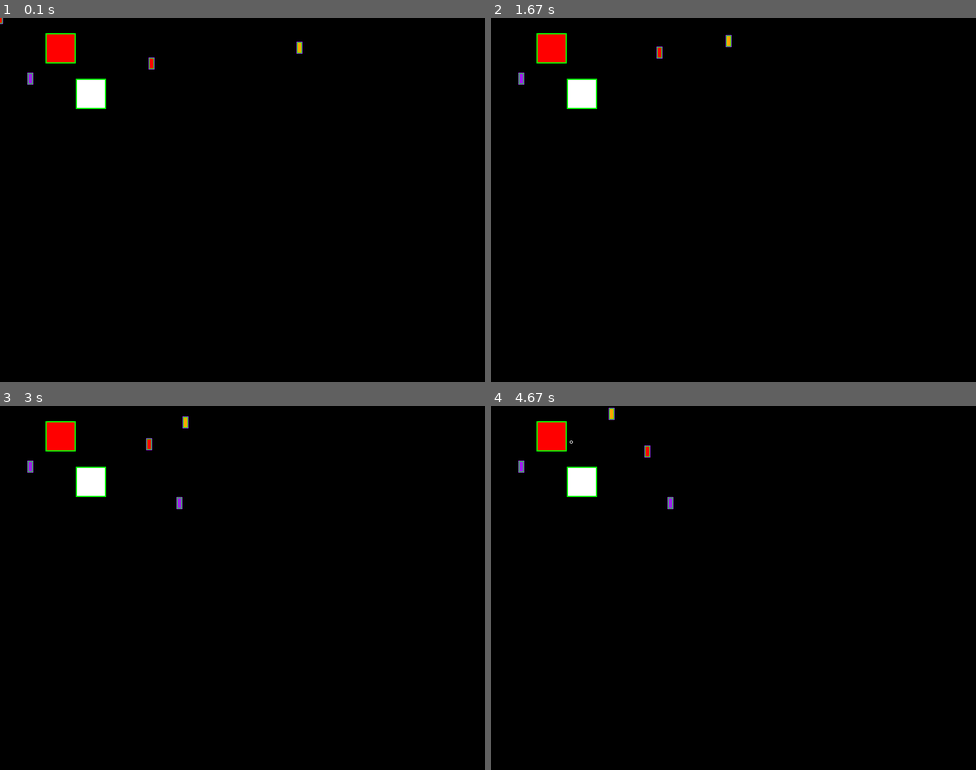
Above: before the commit, frames 1-4 (two rows, left to right).
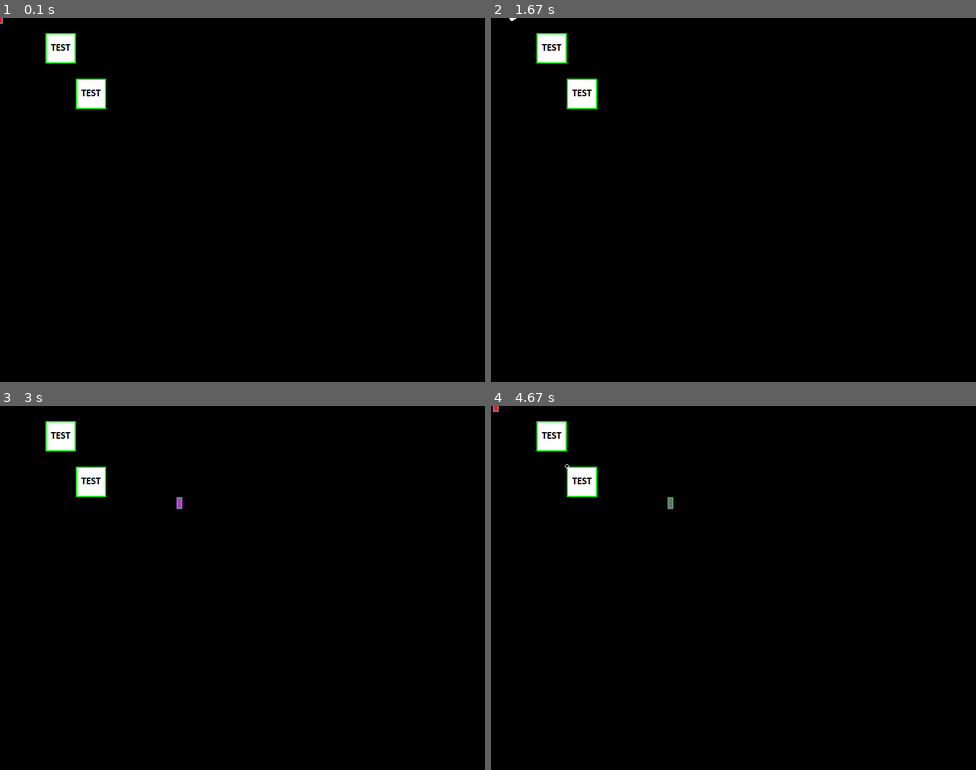
Above: after the commit, the same moments.

Repository: AbstractShard/YLPyGame
Game: pygame game, started from Code/test.py
Two runs of this game, one before a commit and one after it. Both use one fixed random seed, a clock stepped at 60 frames per second and the inputs below.
Inputs (mouse positions are in pixels of both pictures, inside the frame that each line leads up to):
- Up to frame 1 (0.1 s): no input
- Up to frame 2 (1.67 s): hold D 0.33-0.8 s; press the mouse at (617, 203) at 0.87 s; move the mouse to (699, 243) at 0.97 s; release the mouse at (782, 280) at 1.1 s; hold W 1.17-1.47 s; move the mouse to (583, 145) at 1.2 s
- Up to frame 3 (3 s): press the mouse at (126, 591) at 2.03 s; move the mouse to (189, 529) at 2.13 s; release the mouse at (252, 464) at 2.27 s; hold A 2.33-2.87 s; hold S from 2.9 s (still down)
- Up to frame 4 (4.67 s): release S at 3.2 s; hold A 3.23-3.63 s; hold D from 4.07 s (still down)

The runs differ from the first frame. In frame 1, 0.6% of the frame differs, in the area x 0-63%, y 0-22%; in frame 2, 0.6%; in frame 3, 0.6%; in frame 4, 0.7%, in the area x 0-38%, y 0-28%.

Commit message:
Added: - Animations

Diff:
--- a/Code/basic.py
+++ b/Code/basic.py
@@ -3,14 +3,12 @@
 import os
 
 # region FUNCTIONS
-def load_image(name: str, colorkey=0):
-    fullname = os.path.join("Data", name)
-
-    if not os.path.isfile(fullname):
-        print("no such file had been found.")
+def load_image(path: str, colorkey=0):
+    if not os.path.exists(path):
+        print(f"Path: {path} doesn't exists")
         return
 
-    image = pygame.image.load(fullname)
+    image = pygame.image.load(path)
 
     if colorkey:
         image = image.convert()
@@ -103,30 +101,87 @@
 
 # region CLASSES
 class CSprite(pygame.sprite.Sprite):
-    def __init__(self, start_pos: tuple, size: tuple, collision_type: str, relative_pos=None):
-        super().__init__()
-
-        self.orig_image = pygame.Surface(size, pygame.SRCALPHA)
-        self.orig_image.fill("white")
-
-        self.image = self.orig_image
-
-        self.fpos = start_pos
-
-        self.rect = pygame.Rect((0, 0), self.image.get_rect().size)
+    def __init__(self, groups: list, pos: tuple, size: tuple, img_path: str,
+                 aframe_cooldown: int, start_animation: str, start_apos: tuple, start_rows: int, start_columns: int,
+                 colorkey=0):
+        super().__init__(*groups)
+
+        # other
+        self.orig_image = load_image(img_path, colorkey)
+        self.resize_to = size
+
+        # animation
+        self.animation_frames = {}
+        self.add_animation(start_animation, self.orig_image, start_apos, start_rows, start_columns)
+
+        self.aframe_cooldown = aframe_cooldown
+        self.a_data = {"name": start_animation, "a_frame": 0, "frame": self.aframe_cooldown, "play": True}
+
+        # basic
+        self.image = self.get_updated_image()
+
+        self.fpos = pos
+        self.rect = pygame.rect.Rect((0, 0), self.image.get_rect().size)
         self.rect.center = self.fpos
 
         self.mask = pygame.mask.from_surface(self.image)
 
+    def add_animation(self, name: str, sheet: pygame.Surface, start_pos: tuple, rows: int, columns: int):
+        a_rect = pygame.Rect(*start_pos, sheet.get_width() // columns, sheet.get_height() // rows)
+
+        for i in range(0, rows * a_rect.height, a_rect.height):
+            for j in range(0, columns * a_rect.width, a_rect.width):
+                frame_location = a_rect.x + j, a_rect.y + i
+
+                if name not in self.animation_frames.keys():
+                    self.animation_frames[name] = [sheet.subsurface(frame_location, a_rect.size)]
+                    continue
+
+                self.animation_frames[name] += [sheet.subsurface(frame_location, a_rect.size)]
+
+    def get_updated_image(self) -> pygame.Surface:
+        return pygame.transform.scale(self.animation_frames[self.a_data["name"]][self.a_data["a_frame"]],  self.resize_to)
+
+    def change_animation(self, name: str):
+        self.a_data = {"name": name, "a_frame": 0, "frame": self.aframe_cooldown, "play": True}
+
+    def control_animation(self, play=True):
+        self.a_data["play"] = play
+
+    def update(self):
+        if not self.a_data["play"]:
+            return
+
+        if self.a_data["frame"] > 0:
+            self.a_data["frame"] -= 1
+            return
+
+        self.a_data["a_frame"] = (self.a_data["a_frame"] + 1) % len(self.animation_frames[self.a_data["name"]])
+        self.image = self.get_updated_image()
+        self.a_data["frame"] = self.aframe_cooldown
+
+
+class COLCSprite(CSprite):
+    def __init__(self, pos: tuple, size: tuple, collision_type: str, img_path: str,
+                 aframe_cooldown=0, start_animation="", start_apos=(0, 0), start_rows=1, start_columns=1,
+                 relative_pos=(0, 0), colorkey=0):
+        super().__init__([], pos, size, img_path,
+                         aframe_cooldown, start_animation, start_apos, start_rows, start_columns,
+                         colorkey)
+
         self.collision_type = collision_type
-        self.relative_pos = relative_pos if relative_pos else (0, 0)
-
-
-class Attack(CSprite):
-    def __init__(self, relative_pos: tuple, size: tuple, collision_type: str,
+        self.relative_pos = relative_pos
+
+
+class Attack(COLCSprite):
+    def __init__(self, relative_pos: tuple, size: tuple, collision_type: str, img_path: str,
                  startup_frames: int, active_frames: int, recovery_frames: int,
-                 damage: int, cooldown: int, applied_invincibility_frames: int, movable=True):
-        super().__init__((0, 0), size, collision_type, relative_pos)
+                 damage: int, cooldown: int, applied_invincibility_frames: int,
+                 aframe_cooldown=0, start_animation="", start_apos=(0, 0), start_rows=1, start_columns=1,
+                 movable=True, colorkey=0):
+        super().__init__((0, 0), size, collision_type, img_path,
+                         aframe_cooldown, start_animation, start_apos, start_rows, start_columns,
+                         relative_pos, colorkey)
 
         self.startup_frames = startup_frames
         self.active_frames = active_frames
@@ -156,12 +211,14 @@
 
 
 class OrbitAttack(Attack):
-    def __init__(self, relative_to_pivot_pos: tuple, size: tuple, length: int,
-                 startup_frames: int, active_frames: int, recovery_frames: int,
-                 damage: int, cooldown: int, applied_invincibility_frames: int):
-        super().__init__(relative_to_pivot_pos, size, "mask",
-                         startup_frames, active_frames, recovery_frames,
-                         damage, cooldown, applied_invincibility_frames, True)
+    def __init__(self, relative_to_pivot_pos: tuple, size: tuple, img_path: str,
+                 length: int, startup_frames: int, active_frames: int, recovery_frames: int,
+                 damage: int, cooldown: int, applied_invincibility_frames: int,
+                 aframe_cooldown=0, start_animation="", start_apos=(0, 0), start_rows=1, start_columns=1, colorkey=0):
+        super().__init__(relative_to_pivot_pos, size, "mask", img_path,
+                         startup_frames, active_frames, recovery_frames, damage, cooldown, applied_invincibility_frames,
+                         aframe_cooldown, start_animation, start_apos, start_rows, start_columns,
+                         True, colorkey)
 
         self.length = length
 
@@ -174,11 +231,14 @@
         self.pos_diff = self.rect.center[0] - pivot_pos[0], self.rect.center[1] - pivot_pos[1]
 
 
-class Projectile(CSprite):
-    def __init__(self, start_pos: tuple, size: tuple, collision_type: str,
+class Projectile(COLCSprite):
+    def __init__(self, start_pos: tuple, size: tuple, collision_type: str, img_path: str,
                  direction: pygame.math.Vector2, speed_divided_by_fps: int, destroy_frames: int,
-                 damage: int, applied_invincibility_frames: int, do_bounce=False, applied_hitstun_frames=0):
-        super().__init__(start_pos, size, collision_type)
+                 damage: int, applied_invincibility_frames: int, do_bounce=False, applied_hitstun_frames=0,
+                 aframe_cooldown=0, start_animation="", start_apos=(0, 0), start_rows=1, start_columns=1, colorkey=0):
+        super().__init__(start_pos, size, collision_type, img_path,
+                         aframe_cooldown, start_animation, start_apos, start_rows, start_columns,
+                         colorkey=colorkey)
 
         self.dir = direction.normalize()
         self.speed = speed_divided_by_fps
@@ -215,52 +275,26 @@
         self.dir.rotate_ip(-angle * 2)
 
 
-class Part(pygame.sprite.Sprite):
-    def __init__(self, groups: list, collide_with: list, pos: tuple,
-                 have_collision=False, collider_size=(50, 50), collider_pos=None,
-                 img_name="", tsize=(50, 50), tcolor="grey"):
-        super().__init__(*groups)
-
-        # basics
-        self.orig_image = None
-        self.image = None
-        self.fpos = None
-        self.rect = None
-
-        # collision
+class Part(CSprite):
+    def __init__(self, groups: list, collide_with: list, pos: tuple, size: tuple, img_path: str,
+                 aframe_cooldown: int, start_animation: str, start_apos: tuple, start_rows: int, start_columns: int,
+                 have_collision=False, collider_img_path="", collider_size=(0, 0), collider_pos=(0, 0), colorkey=0):
+        super().__init__(groups, pos, size, img_path,
+                         aframe_cooldown, start_animation, start_apos, start_rows, start_columns,
+                         colorkey)
+
         self.collide_with = collide_with.copy()
-        self.collider = CSprite(pos, collider_size, "rect", collider_pos) if have_collision else None
-
-        # for testing
-        if self.__class__ == Part:
-            self.setup_basics(pos, img_name=img_name, tsize=tsize, tcolor=tcolor)
-
-    def setup_basics(self, pos: tuple, img_name="", colorkey=0, tsize=(50, 50), tcolor="grey"):
-        if img_name:
-            self.orig_image = load_image(img_name, colorkey)
-        else:
-            self.orig_image = pygame.Surface(tsize, pygame.SRCALPHA)
-            self.orig_image.fill(tcolor)
-
-        self.image = self.orig_image
-
-        self.fpos = pos
-
-        self.rect = pygame.Rect((0, 0), self.image.get_rect().size)
-        self.rect.center = self.fpos
-
-    def update_collider(self, update_mask=False):
+        self.collider = COLCSprite(pos, collider_size, "rect", collider_img_path, relative_pos=collider_pos) if have_collision else None
+
+    def update_collider(self):
         self.collider.rect.center = (self.rect.center[0] + self.collider.relative_pos[0],
                                      self.rect.center[1] + self.collider.relative_pos[1])
 
-        if update_mask:
-            self.collider.mask = pygame.mask.from_surface(self.collider.image)
-
-    def check_collisions(self) -> bool:
+    def check_collisions(self):
         for group in self.collide_with:
             for sprite in group.sprites():
                 if not sprite.collider:
-                    continue
+                    return
 
                 if self.collider.collision_type == "rect" and sprite.collider.collision_type == "rect":
                     if self.collider.rect.colliderect(sprite.collider.rect):
@@ -271,16 +305,21 @@
                         return True
 
                 else:
-                    if self.rect.colliderect(sprite.rect):
+                    if self.collider.rect.colliderect(sprite.collider.rect):
                         if pygame.sprite.collide_mask(self.collider, sprite.collider):
                             return True
         return False
 
 
 class Entity(Part):
-    def __init__(self, groups: list, collide_with: list, to_attack: list, pos: tuple, health: int, hurtbox_size: tuple,
-                 have_collision=False, collider_size=(10, 20), collider_pos=None, hurtbox_pos=None):
-        super().__init__(groups, collide_with, pos, have_collision, collider_size, collider_pos)
+    def __init__(self, groups: list, collide_with: list, to_attack: list, pos: tuple, size: tuple, img_path: str,
+                 aframe_cooldown: int, start_animation: str, start_apos: tuple, start_rows: int, start_columns: int,
+                 health: int, hurtbox_img_path: str, hurtbox_size: tuple,
+                 have_collision=False, collider_img_path="", collider_size=(10, 20), collider_pos=(0, 0),
+                 hurtbox_pos=(0, 0), colorkey=0):
+        super().__init__(groups, collide_with, pos, size, img_path,
+                         aframe_cooldown, start_animation, start_apos, start_rows, start_columns,
+                         have_collision, collider_img_path, collider_size, collider_pos, colorkey)
 
         self.frame = 0
         self.health = health
@@ -289,12 +328,8 @@
         self.curr_attacks = []
         self.curr_projectiles = []
 
-        self.hurtbox = CSprite(pos, hurtbox_size, "rect", hurtbox_pos)
+        self.hurtbox = COLCSprite(pos, hurtbox_size, "rect", hurtbox_img_path, relative_pos=hurtbox_pos)
         self.invincibility_counter = 0
-
-        # for testing
-        if self.__class__ == Entity:
-            self.setup_basics(pos, tsize=(10, 20), tcolor="green")
 
     def take_damage(self, dmg: int):
         if self.invincibility_counter:
@@ -420,6 +455,8 @@
                 atk.rect.center = self.rect.center[0] + atk.pos_diff[0], self.rect.center[1] + atk.pos_diff[1]
 
     def update(self):
+        super().update()
+
         self.update_frames()
 
 
--- a/Code/distance.py
+++ b/Code/distance.py
@@ -55,7 +55,7 @@
             self.counter["reload"] -= 1
             return ""
 
-        proj = basic.Projectile(parent.rect.center, (5, 5), "circle",
+        proj = basic.Projectile(parent.rect.center, (7, 7), "circle", "../Data/Distance/Hitboxes/simple_projectile.png",
                                 pygame.math.Vector2(parent.player.rect.center) - pygame.math.Vector2(parent.rect.center),
                                 150 / main.FPS, 500, 15, 10, True, 50)
 
@@ -64,13 +64,13 @@
 
 
 class Distance(basic.StateMachine, basic.Entity):
-    def __init__(self, player: player.Player, groups: list, collide_with: list, to_attack: list, pos=(0, 0)):
+    def __init__(self, player: player.Player, groups: list, collide_with: list, to_attack: list, pos=(0, 0), size=(10, 20)):
         self.STATES = {"MOVE": Move(), "SIMPLEPROJECTILE": SimpleProjectile()}
 
         basic.StateMachine.__init__(self, self.STATES, "MOVE")
-        basic.Entity.__init__(self, groups, collide_with, to_attack, pos, 50, (10, 20), True)
-
-        self.setup_basics(pos, tsize=(10, 20), tcolor="purple")
+        basic.Entity.__init__(self, groups, collide_with, to_attack, pos, size, "../Data/Distance/main.png",
+                              0, "", (0, 0), 1, 1,
+                              75, "../Data/Distance/hurtbox.png", (10, 20), True, "../Data/Distance/collider.png")
 
         self.player = player
 
--- a/Code/level.py
+++ b/Code/level.py
@@ -103,7 +103,7 @@
         self.counter["spawn"] = random.randint(*self.SPAWN_COOLDOWN_RANGE)
 
     def run(self):
-        if self.used_units >= self.WAVE_LENGTH and not self.curr_units:
+        if self.used_units >= self.WAVE_LENGTH:
             return
 
         for unit in self.curr_units:
--- a/Code/melee.py
+++ b/Code/melee.py
@@ -40,7 +40,8 @@
 
 class SimpleAttack(basic.OrbitAttack, basic.State):
     def __init__(self):
-        basic.OrbitAttack.__init__(self, (0, 0), (15, 5), 15, 15, 2, 5, 25, 100, 10)
+        basic.OrbitAttack.__init__(self, (0, 0), (15, 5), "../Data/Melee/Hitboxes/simple_attack.png",
+                                   15, 15, 2, 5, 25, 100, 10)
         basic.State.__init__(self)
 
         self.applied_hitstun_frames = 25
@@ -54,13 +55,13 @@
 
 
 class Melee(basic.StateMachine, basic.Entity):
-    def __init__(self, player: player.Player, groups: list, collide_with: list, to_attack: list, pos=(0, 0)):
+    def __init__(self, player: player.Player, groups: list, collide_with: list, to_attack: list, pos=(0, 0), size=(10, 20)):
         self.STATES = {"MOVE": Move(), "SIMPLEATTACK": SimpleAttack()}
 
         basic.StateMachine.__init__(self, self.STATES, "MOVE")
-        basic.Entity.__init__(self, groups, collide_with, to_attack, pos, 100, (10, 20), True)
-
-        self.setup_basics(pos, tsize=(10, 20), tcolor="orange")
+        basic.Entity.__init__(self, groups, collide_with, to_attack, pos, size, "../Data/Melee/main.png",
+                              0, "", (0, 0), 1, 1,
+                              100, "../Data/Melee/hurtbox.png", (10, 20), True, "../Data/Melee/collider.png")
 
         self.player = player
 
--- a/Code/player.py
+++ b/Code/player.py
@@ -3,12 +3,9 @@
 import basic
 import main
 
-# BINDS
 MOVEMENT = {pygame.K_w: (0, -1), pygame.K_d: (1, 0), pygame.K_s: (0, 1), pygame.K_a: (-1, 0)}
-ATTACKS = {("MOUSE", 0): "TESTATTACK", ("MOUSE", 2): "ORBITTESTATTACK"}
+ATTACKS = {("MOUSE", 0): "LIGHTATTACK"}
 
-# MOVEMENT
-SPEED = 60 / main.FPS
 
 # region FUNCTIONS
 def to_movement() -> bool:
@@ -17,10 +14,10 @@
             return True
     return False
 
-def to_attack() -> str:
+def to_attack(parent) -> str:
     for bind_type, bind in ATTACKS.keys():
         if (bind_type == "KEYBOARD" and pygame.key.get_pressed()[bind]) or (bind_type == "MOUSE" and pygame.mouse.get_pressed()[bind]):
-            atk = STATES[ATTACKS[(bind_type, bind)]]
+            atk = parent.STATES[ATTACKS[(bind_type, bind)]]
 
             if not atk.counter["cooldown"]:
                 return atk.__class__.__name__.upper()
@@ -33,25 +30,30 @@
         if to_movement():
             return "MOVE"
 
-        if atk := to_attack():
+        if atk := to_attack(parent):
             return atk
 
 
 class Move(basic.State):
+    def __init__(self):
+        super().__init__()
+
+        self.SPEED = 60 / main.FPS
+
     def run(self, parent) -> str:
         move_dirs = [dir for bind, dir in MOVEMENT.items() if pygame.key.get_pressed()[bind]]
 
         if not move_dirs:
             return "IDLE"
 
-        if atk := to_attack():
+        if atk := to_attack(parent):
             return atk
 
         try:
             move_vec = pygame.math.Vector2()
             for direction in move_dirs:
                 move_vec += direction
-            move_vec = move_vec.normalize() * SPEED
+            move_vec = move_vec.normalize() * self.SPEED
 
             parent.fpos += move_vec
             parent.rect.center = parent.fpos
@@ -81,22 +83,10 @@
         self.hitstun_counter -= 1
 
 
-class TestAttack(basic.Attack, basic.State):
+class LightAttack(basic.OrbitAttack, basic.State):
     def __init__(self):
-        basic.Attack.__init__(self, (0, 0), (26, 5), "rect", 0, 15, 10, 25, 50, 50)
-        basic.State.__init__(self)
-
-    def run(self, parent) -> str:
-        if self.attack_ended():
-            return "IDLE"
-
-        if self not in parent.curr_attacks:
-            parent.make_attack(self)
-
-
-class OrbitTestAttack(basic.OrbitAttack, basic.State):
-    def __init__(self):
-        basic.OrbitAttack.__init__(self, (0, 0), (15, 15), 15, 2, 1, 3, 25, 50, 50)
+        basic.OrbitAttack.__init__(self, (0, 0), (15, 15), "../Data/Player/Hitboxes/light_attack.png",
+                                   15, 2, 1, 3, 25, 50, 50)
         basic.State.__init__(self)
 
     def run(self, parent) -> str:
@@ -107,17 +97,15 @@
             parent.make_attack(self, pygame.mouse.get_pos())
 # endregion
 
+class Player(basic.StateMachine, basic.Entity):
+    def __init__(self, groups: list, collide_with: list, to_attack: list, pos=(0, 0), size=(10, 20)):
+        self.STATES = {"IDLE": Idle(), "MOVE": Move(), "HITSTUN": Hitstun(), "LIGHTATTACK": LightAttack()}
 
-STATES = {"IDLE": Idle(), "MOVE": Move(), "HITSTUN": Hitstun(),
-          "TESTATTACK": TestAttack(), "ORBITTESTATTACK": OrbitTestAttack()}
-
-
-class Player(basic.StateMachine, basic.Entity):
-    def __init__(self, groups: list, collide_with: list, to_attack: list, pos=(0, 0)):
-        basic.StateMachine.__init__(self, STATES, "IDLE")
-        basic.Entity.__init__(self, groups, collide_with, to_attack, pos, 100, (10, 20), True)
-
-        self.setup_basics(pos, tsize=(10, 20), tcolor="red")
+        basic.StateMachine.__init__(self, self.STATES, "IDLE")
+        basic.Entity.__init__(self, groups, collide_with, to_attack, pos, size, "../Data/Player/main.png",
+                              0, "", (0, 0), 1, 1,
+                              200, "../Data/Player/hurtbox.png", (10, 20),
+                              True, "../Data/Player/collider.png")
 
     def update(self):
         self.update_frames()
--- a/Code/test.py
+++ b/Code/test.py
@@ -42,6 +42,16 @@
 
     TEST_LEVEL = level.TestLevel()
 
+    # test_group = pygame.sprite.Group()
+    #
+    # Test = basic.Part([test_group], [], (400, 300), (150, 150), "C:/Users/Богдан/Desktop/Projects/data/dragon.png",
+    #                   5, "IDLE", (0, 0), 2, 8, True, "C:/Users/Богдан/Desktop/Projects/data/dragon.png", collider_size=(150, 150))
+
+    # import player
+    # player_group = pygame.sprite.Group()
+    #
+    # player = player.Player([player_group], [test_group], [])
+
     # PLAYER = player.Player([PLAYER_GROUP], [ENVIRONMENT_GROUP], [ENTITY_GROUP])
     # WALL = basic.Part([ENVIRONMENT_GROUP], [], (50, 15), True)
     # ROTATE_BLOCK = RotateSprite()
@@ -52,6 +62,21 @@
 
     while True:
         TEST_LEVEL.run(SCREEN)
+        # for event in pygame.event.get():
+        #     if event.type == pygame.QUIT:
+        #         import sys
+        #         pygame.quit()
+        #         sys.exit()
+
+        # SCREEN.fill("black")
+
+        # player_group.update()
+        # test_group.update()
+        #
+        # test_group.draw(SCREEN)
+        # player_group.draw(SCREEN)
+
+        # basic.draw_debug(SCREEN, [test_group, player_group])
 
         pygame.display.flip()
         CLOCK.tick(FPS)
--- a/Data/Levels/test_level.txt
+++ b/Data/Levels/test_level.txt
@@ -9,9 +9,5 @@
 @ ent_group = self.ENTITY_GROUP
 @ pl_group = self.PLAYER_GROUP
 
-Part: groups=[env_group], collide_with=[], pos=(100, 50), tsize=(50, 50), tcolor="red", have_collision=True
-Part: groups=[env_group], collide_with=[], pos=(150, 125), tsize=(50, 50), tcolor="white", have_collision=True
-
-Player: groups=[pl_group], collide_with=[env_group], to_attack=[ent_group], pos=(250, 75)
-Melee: player=pl_group.sprites()[0], groups=[ent_group], collide_with=[env_group], to_attack=[pl_group], pos=(500, 50)
-Distance: player=pl_group.sprites()[0], groups=[ent_group], collide_with=[env_group], to_attack=[pl_group], pos=(50, 100)
+Part: [env_group], [], (100, 50), (50, 50), "../Data/Environment/test_block.png", 0, "", (0, 0), 1, 1, True, "../Data/Environment/test_block.png", (50, 50)
+Part: [env_group], [], (150, 125), (50, 50), "../Data/Environment/test_block.png", 0, "", (0, 0), 1, 1, True, "../Data/Environment/test_block.png", (50, 50)
Binary file added: Data/Distance/Hitboxes/simple_projectile.png
Binary file added: Data/Distance/collider.png
Binary file added: Data/Distance/hurtbox.png
Binary file added: Data/Distance/main.png
Binary file added: Data/Environment/test_block.png
Binary file added: Data/Melee/Hitboxes/simple_attack.png
Binary file added: Data/Melee/collider.png
Binary file added: Data/Melee/hurtbox.png
Binary file added: Data/Melee/main.png
Binary file added: Data/Player/Hitboxes/light_attack.png
Binary file added: Data/Player/collider.png
Binary file added: Data/Player/hurtbox.png
(and 1 more such lines)
